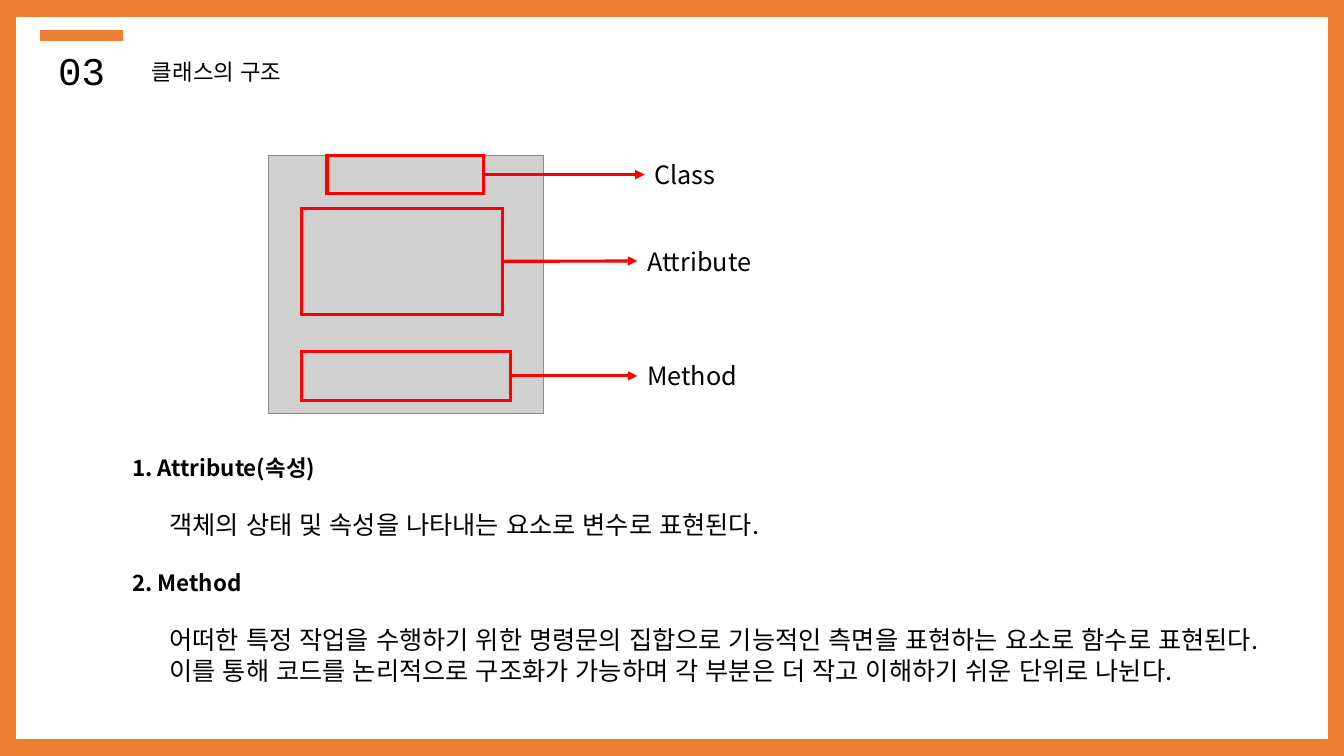
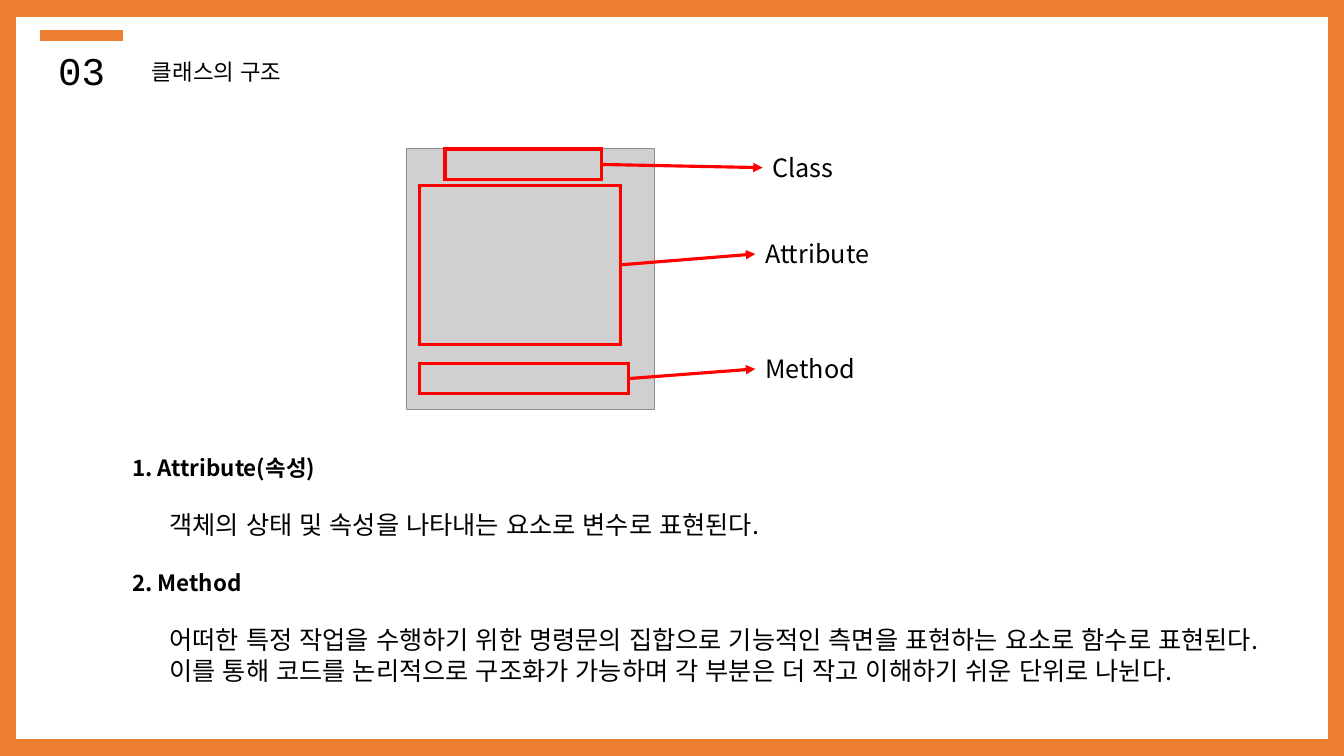
Before and after one commit to SWHyeonseokLEE/Project, a slide deck: slide 16 of 20231201_class/클래스 개념.ver9.pptx. Drawn at 1344x756 pixels with LibreOffice and Linux fonts; fonts in the diff are those of the drawing; grey boxes stand for pictures. Boxes give left, top, right and bottom in pixels: in the first picture for what was removed or moved away, otherwise in the second. Text is boxed around its words. In the diff, an @@ line names an element or a change of style, - is before the commit and + after.

```diff
--- a/20231201_class/클래스 개념.ver9.pptx
+++ b/20231201_class/클래스 개념.ver9.pptx
@@ picture added at bbox=[406, 148, 654, 409] @@
@@ rectangle: place and size @@
-rectangle at bbox=[327, 156, 484, 194]
+rectangle at bbox=[445, 149, 602, 180]
@@ picture removed at bbox=[269, 155, 544, 413] @@
@@ arrow moved from (484, 174) - (645, 174) to (602, 164) - (763, 167) @@
@@ rectangle: place and size @@
-rectangle at bbox=[301, 209, 502, 315]
+rectangle at bbox=[420, 186, 621, 344]
@@ text "Attribute": place and size @@
-text "Attribute" at bbox=[647, 251, 751, 272]
+text "Attribute" at bbox=[765, 243, 869, 264]
@@ arrow moved from (502, 261) - (637, 261) to (620, 265) - (755, 254) @@
@@ 2 texts, 1 rectangle: place and size @@
-2 texts, 1 rectangle at bbox=[647, 164, 756, 386]
+2 texts, 1 rectangle at bbox=[765, 157, 874, 379]
@@ rectangle: place and size @@
-rectangle at bbox=[301, 351, 510, 400]
+rectangle at bbox=[420, 364, 629, 394]
@@ arrow moved from (511, 376) - (637, 376) to (629, 379) - (755, 369) @@
```
Also in this commit, not shown: 1 other slide changed.
